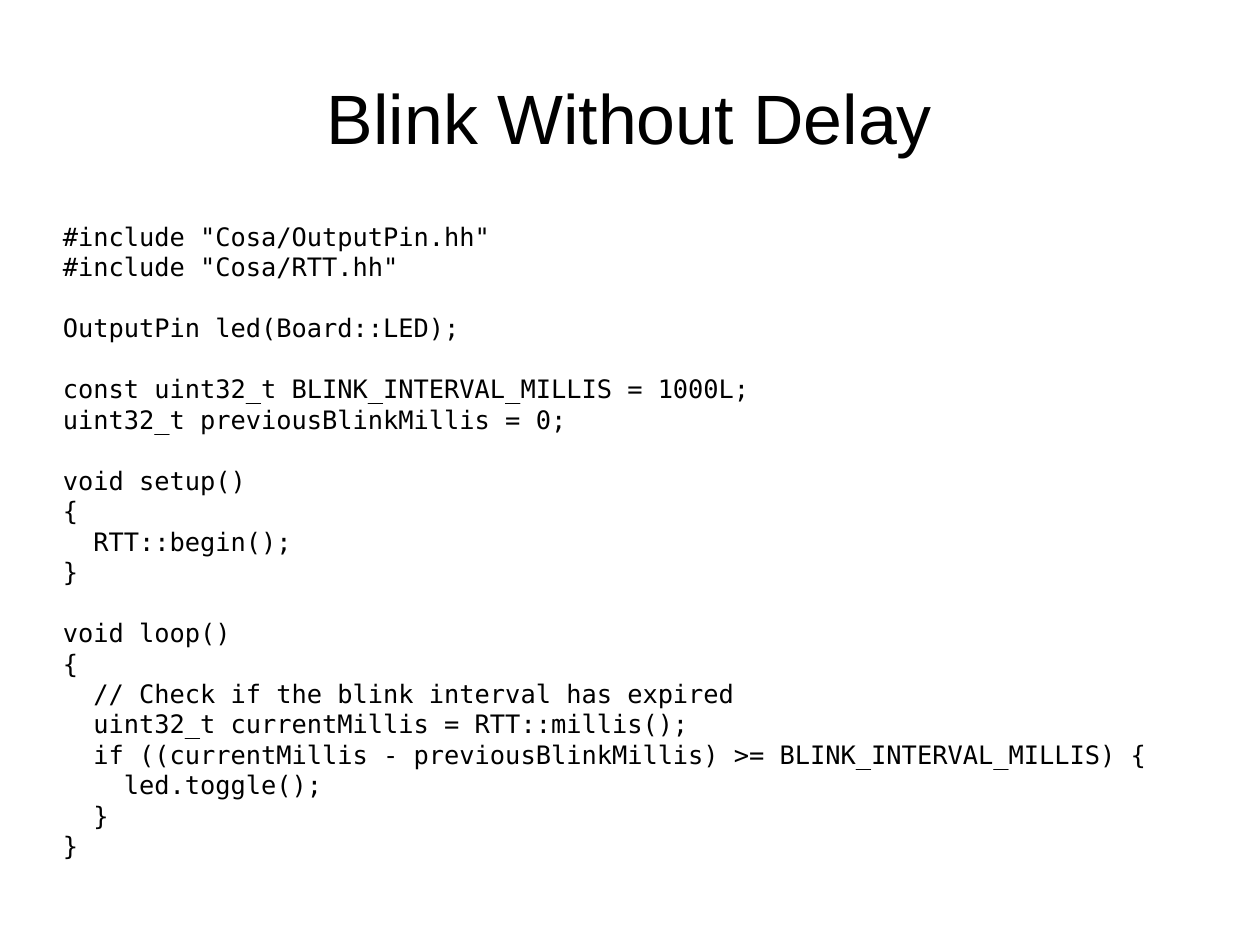
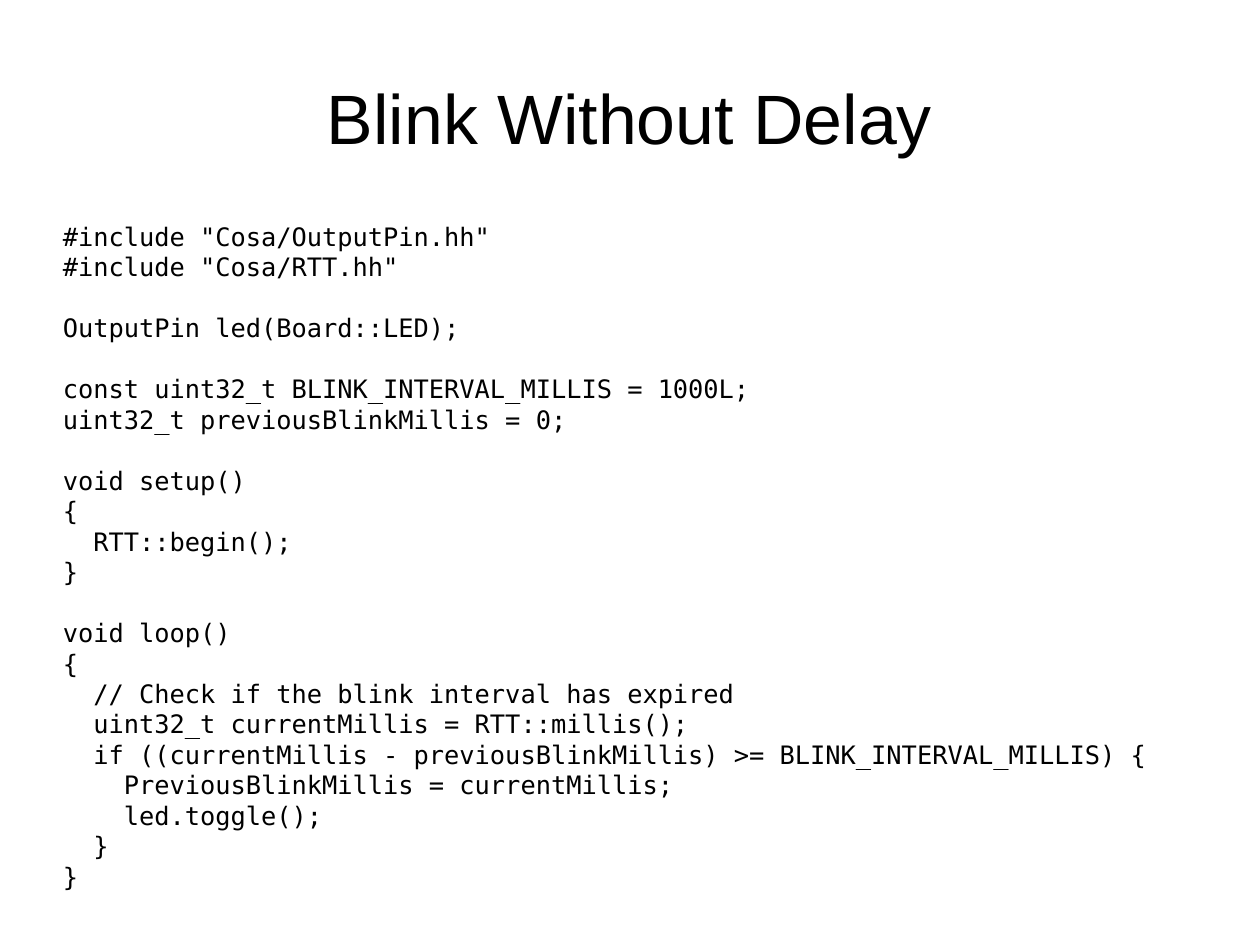
Before and after one commit to mikaelpatel/Cosa-Dolce, a slide deck: slide 3 of Lessons/00.Arduino-examples/02.Digital/Digital.odp. Drawn at 1260x945 pixels with LibreOffice and Linux fonts; fonts in the diff are those of the drawing. Boxes give left, top, right and bottom in pixels: in the first picture for what was removed or moved away, otherwise in the second. Text is boxed around its words. In the diff, an @@ line names an element or a change of style, - is before the commit and + after.

```diff
--- a/Lessons/00.Arduino-examples/02.Digital/Digital.odp
+++ b/Lessons/00.Arduino-examples/02.Digital/Digital.odp
@@ text at box(124, 774, 673, 798): paragraph added @@
+PreviousBlinkMillis = currentMillis;
```
Also in this commit, not shown: 1 other slide changed, 1 other file.
